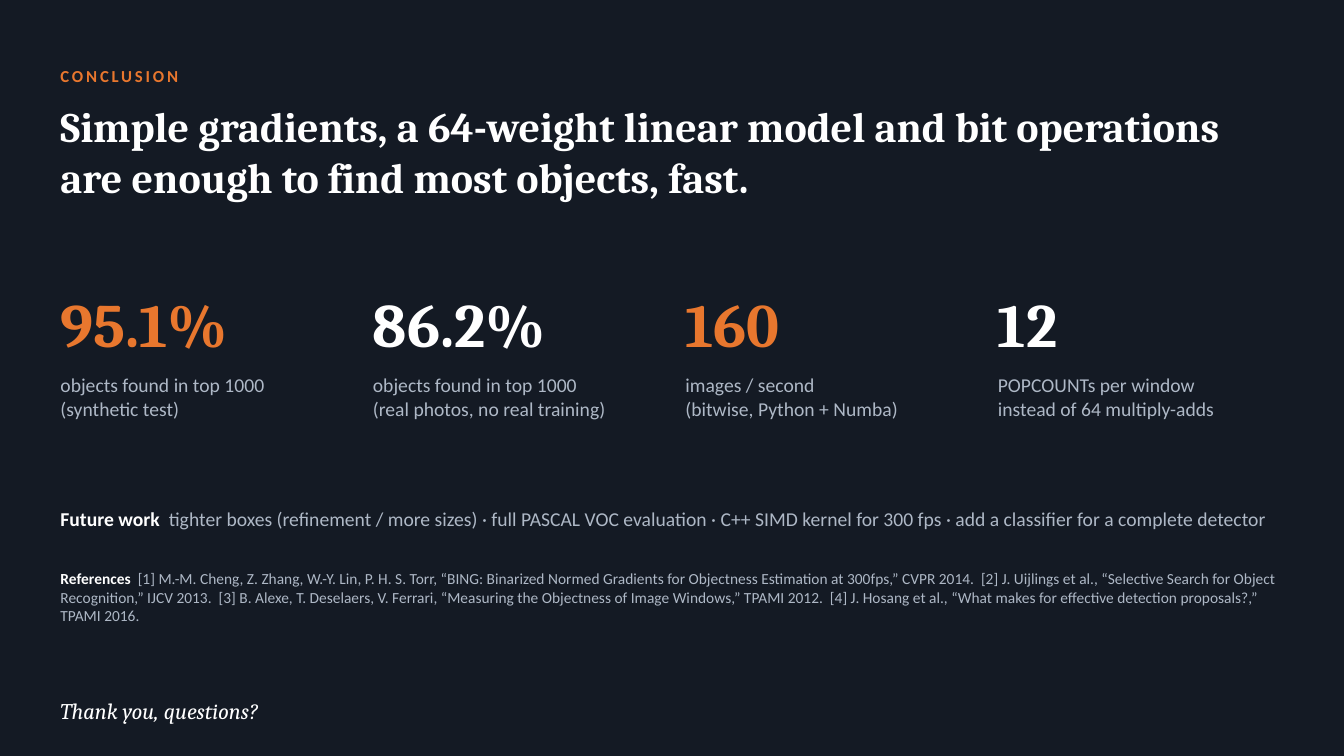
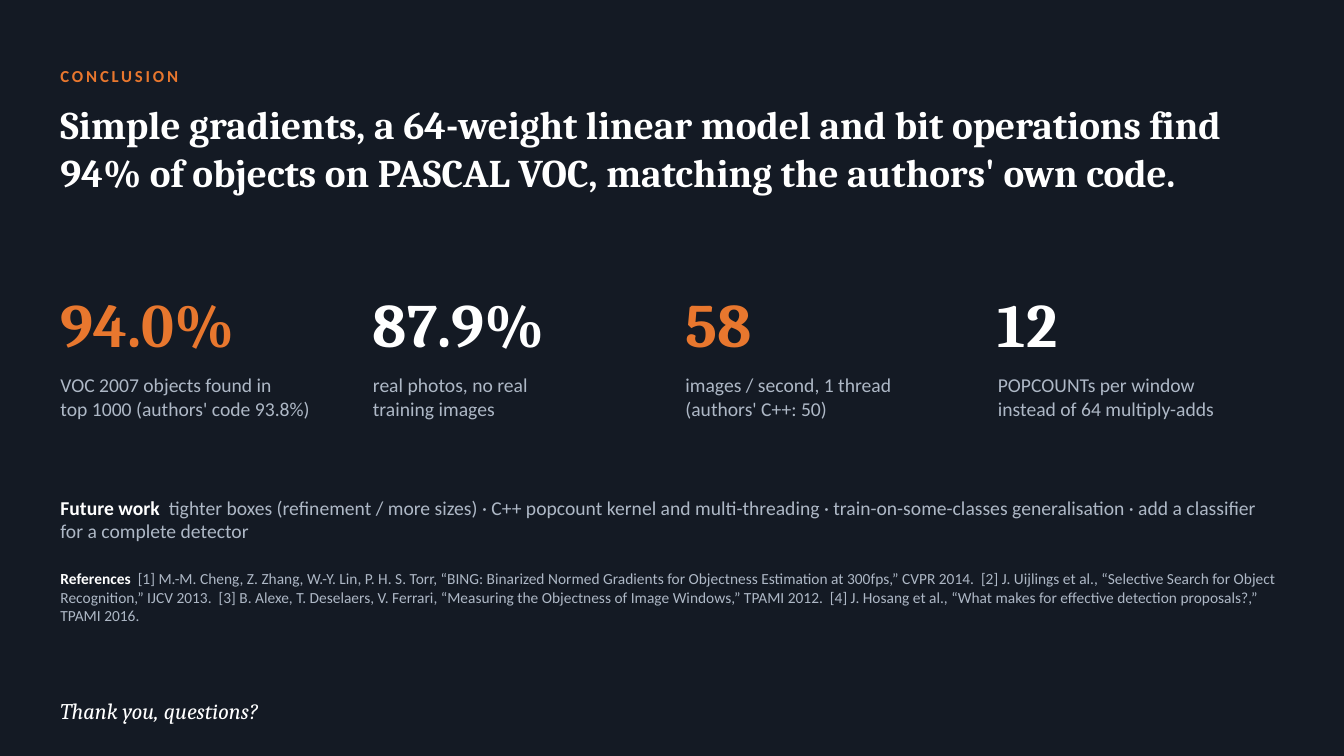
Before and after one commit to hari18305/cvprojectg10, a slide deck: slide 12 of presentation/BING_Objectness_Group10.pptx. Drawn at 1344x756 pixels with LibreOffice and Linux fonts; fonts in the diff are those of the drawing. Boxes give left, top, right and bottom in pixels: in the first picture for what was removed or moved away, otherwise in the second. Text is boxed around its words. In the diff, an @@ line names an element or a change of style, - is before the commit and + after.

Commit message:
Update slides and README with PASCAL VOC 2007 results

```diff
--- a/presentation/BING_Objectness_Group10.pptx
+++ b/presentation/BING_Objectness_Group10.pptx
@@ text at (60, 111, 1221, 196): text changed; size 30 to 28 pt @@
-Simple gradients, a 64-weight linear model and bit operations are enough to find most objects, fast.
+Simple gradients, a 64-weight linear model and bit operations find 94% of objects on PASCAL VOC, matching the authors' own code.
@@ text at (60, 305, 234, 349): text changed @@
-95.1%
+94.0%
@@ text at (373, 305, 545, 349): text changed @@
-86.2%
+87.9%
@@ text at (685, 305, 751, 348): text changed @@
-160
+58
@@ text at (60, 378, 310, 419): text changed @@
-objects found in top 1000
-(synthetic test)
+VOC 2007 objects found in
+top 1000 (authors' code 93.8%)
@@ text at (373, 378, 527, 420): text changed @@
-objects found in top 1000
-(real photos, no real training)
+real photos, no real
+training images
@@ text at (685, 378, 891, 419): text changed @@
-images / second
-(bitwise, Python + Numba)
+images / second, 1 thread
+(authors' C++: 50)
@@ text at (60, 501, 1255, 541): text changed @@
-Future work tighter boxes (refinement / more sizes) · full PASCAL VOC evaluation · C++ SIMD kernel for 300 fps · add a classifier for a complete detector
+Future work tighter boxes (refinement / more sizes) · C++ popcount kernel and multi-threading · train-on-some-classes generalisation · add a classifier for a complete detector
```
Also in this commit, not shown: 5 other slides changed, 2 slides added, 2 slides removed, 3 other files.
